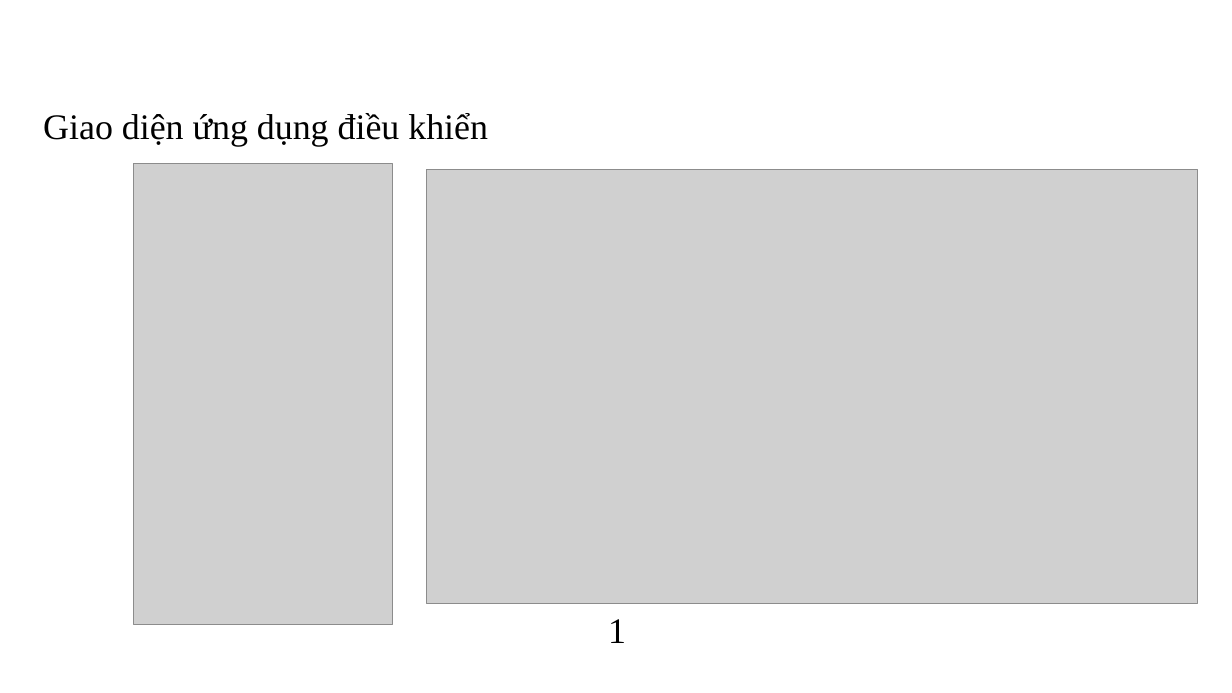
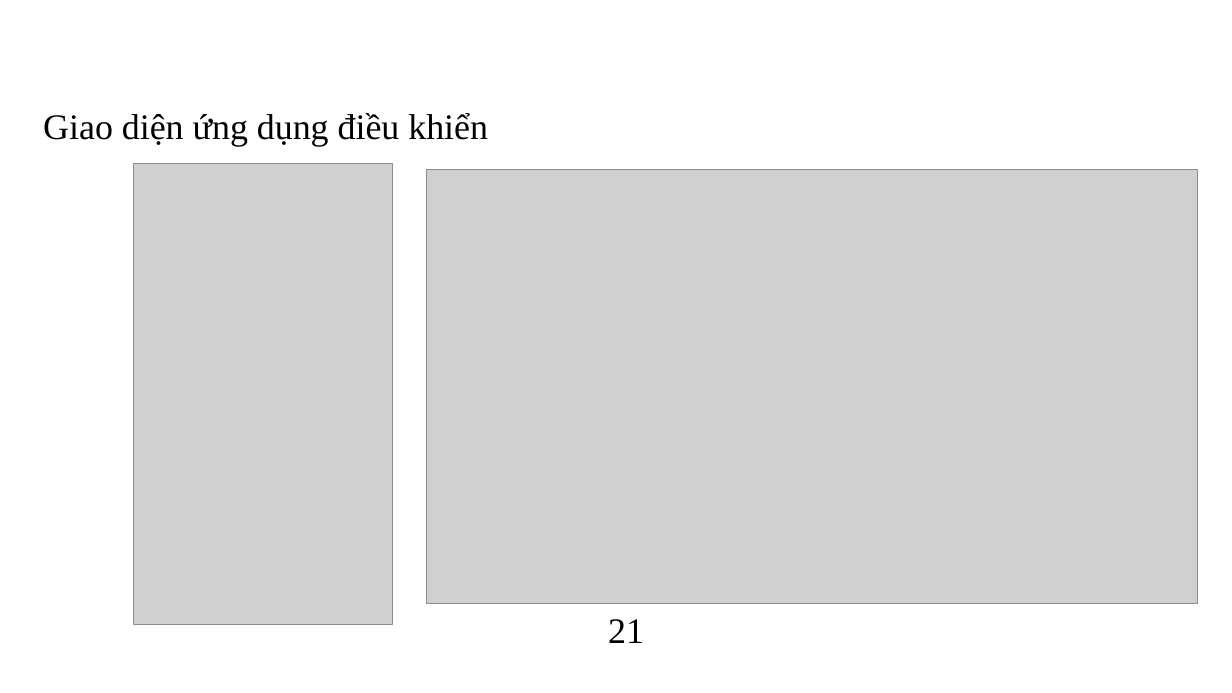
Before and after one commit to kurooroo/DATN, a slide deck: slide 28 of documents/Slide Đồ án tốt nghiệp_Nguyễn Tuấn Anh.pptx (slide 24 before the commit). Drawn at 1232x693 pixels with LibreOffice and Linux fonts; fonts in the diff are those of the drawing; grey boxes stand for pictures; background and template pictures are left out. Boxes give left, top, right and bottom in pixels: in the first picture for what was removed or moved away, otherwise in the second. Text is boxed around its words. In the diff, an @@ line names an element or a change of style, - is before the commit and + after.

```diff
--- a/documents/Slide Đồ án tốt nghiệp_Nguyễn Tuấn Anh.pptx
+++ b/documents/Slide Đồ án tốt nghiệp_Nguyễn Tuấn Anh.pptx
@@ text at [608, 619, 644, 643]: text changed @@
-1
+21
```
Also in this commit, not shown: 11 other slides changed, 5 slides added, 44 other files.
